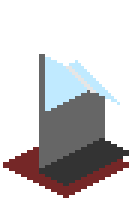
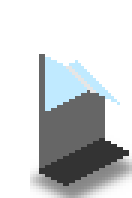
Layered file, before and after one edit (132 x 198). Changes by layer:
added layer "Shadow copy" (60%) above "Bottom" over [30, 147, 132, 198]
hid "Bottom" over [3, 147, 129, 198]
